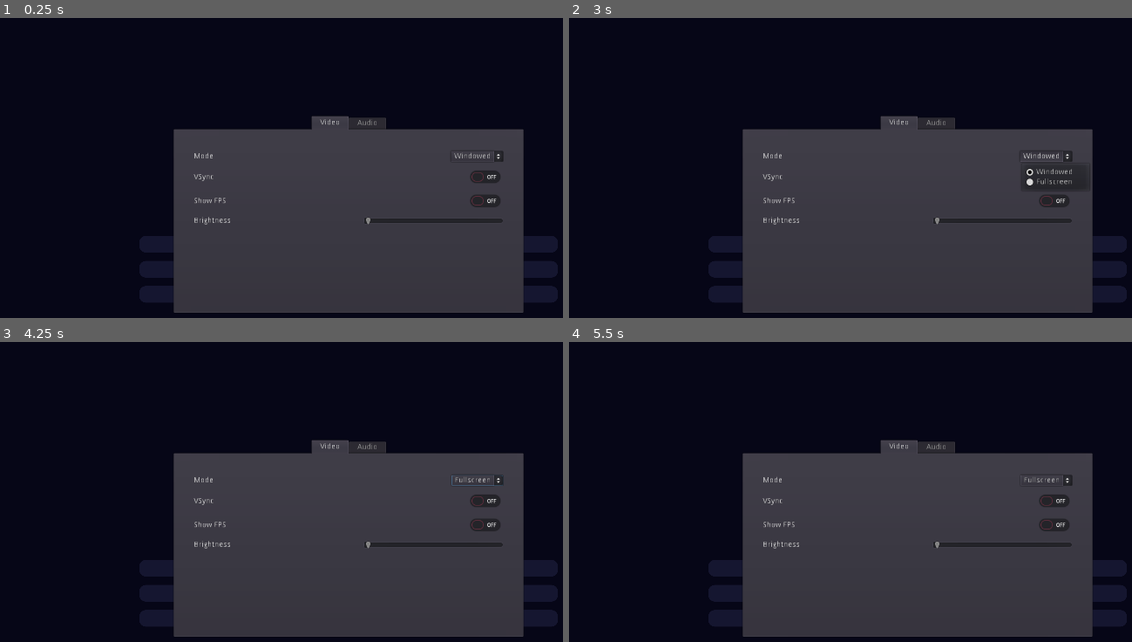
Above: before the commit, frames 1-4 (two rows, left to right).
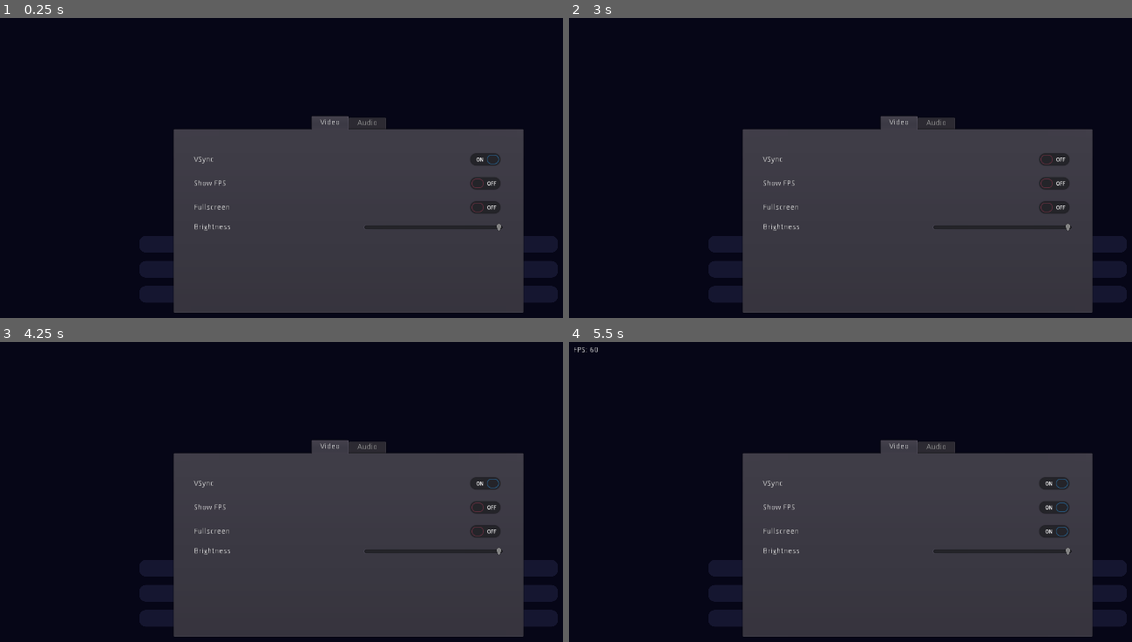
Above: after the commit, the same moments.

Repository: game-jam-it/game-off-jam
Game: Godot game, scene res://prototype/scenes/MainScene.tscn
Two runs of this game, one before a commit and one after it. Both use one fixed random seed, a clock stepped at 60 frames per second and the inputs below.
Inputs (mouse positions are in pixels of both pictures, inside the frame that each line leads up to; where the layout moved, square brackets give the same spot in the first picture):
- Up to frame 1 (0.25 s): no input
- Up to frame 2 (3 s): click "Made By" at 0.5 s; click (918, 270) at 1.25 s, where only the run after the commit has a clickable "Settings"; click (918, 294) at 2 s, where only the run before the commit has a clickable "Preferences"; click (1047, 156) at 2.75 s, where only the run before the commit has a clickable "Windowed"
- Up to frame 3 (4.25 s): click (484, 483) [484, 501] at 3.5 s
- Up to frame 4 (5.5 s): click (1053, 507) [1053, 525] at 4.25 s; click (1053, 531) at 5.02 s

The runs differ from the first frame. In frame 1, 1.6% of the frame differs, in the area x 34-90%, y 44-71%; in frame 2, 1.6%; in frame 3, 1.6%; in frame 4, 1.6%, in the area x 0-90%, y 1-71%.

Commit message:
prototype connect and save setting

Diff:
--- a/project.godot
+++ b/project.godot
@@ -13,6 +13,10 @@
 config/name="Game Off Jam"
 run/main_scene="res://prototype/scenes/MainScene.tscn"
 config/icon="res://icon.png"
+
+[autoload]
+
+GameSettings="*res://prototype/GameSettings.gd"
 
 [display]
 
--- /dev/null
+++ b/prototype/GameSettings.gd
@@ -0,0 +1,93 @@
+extends Node
+
+const SAVE_FILE_PATH = "user://application.settings"
+
+var data = {
+	"fps": false,
+	"vsync": true,
+	"fullscreen": false,
+	"brightness": 100,
+	"volume_sfx": 100,
+	"volume_music": 100,
+	"volume_master": 100,
+}
+
+# TODO Fullscreen Event -> Adjust camera and assets?
+# TODO Brightness Event -> Game Vignette & UI Filters?
+
+signal show_fps(value)
+signal set_brightness(value)
+signal update_fullscreen(value)
+
+func _ready():
+	_load_data()
+
+func _load_data():
+	var file = File.new()
+	if !file.file_exists(SAVE_FILE_PATH):
+		return
+
+	file.open(SAVE_FILE_PATH, File.READ)
+	var file_data = file.get_var()
+	file.close()
+
+	toggle_fps(file_data.fps)
+	toggle_vsync(file_data.vsync)
+	toggle_fullscreen(file_data.fullscreen)
+	update_brightness(file_data.brightness)
+	update_master_volume(file_data.volume_sfx)
+	update_music_volume(file_data.volume_music)
+	update_sfx_volume(file_data.volume_master)
+
+func _save_data():
+	var file = File.new()
+	file.open(SAVE_FILE_PATH, File.WRITE)
+	var path = file.get_path_absolute()
+	print("Settings saved: %s" % path)
+	file.store_var(data)
+	file.close()
+
+
+func toggle_fps(value):
+	if data.fps != value:
+		emit_signal("show_fps", value)
+		data.fps = value
+		_save_data()
+
+func toggle_vsync(value):
+	if data.vsync != value:
+		OS.vsync_enabled = value
+		data.vsync = value
+		_save_data()
+
+func toggle_fullscreen(value):
+	if data.fullscreen != value:
+		emit_signal("update_fullscreen", value)
+		OS.window_fullscreen = value
+		OS.window_borderless = value
+		data.fullscreen = value
+		_save_data()
+
+func update_brightness(value):
+	if data.brightness != value:
+		emit_signal("set_brightness", value)
+		data.brightness = value
+		_save_data()
+
+func update_master_volume(value):
+	# TODO Implement: Depends on FMOD Integration Setup
+	if data.volume_master != value:
+		data.volume_master = value
+		_save_data()
+
+func update_music_volume(value):
+	# TODO Implement: Depends on FMOD Integration Setup
+	if data.volume_music != value:
+		data.volume_music = value
+		_save_data()
+
+func update_sfx_volume(value):
+	# TODO Implement: Depends on FMOD Integration Setup
+	if data.volume_sfx != value:
+		data.volume_sfx = value
+		_save_data()
--- /dev/null
+++ b/prototype/scenes/GuiFps.gd
@@ -0,0 +1,13 @@
+extends Control
+
+onready var label = $Label
+
+func _ready():
+	GameSettings.connect("show_fps", self, "_on_show_fps")
+	label.visible = GameSettings.data.fps
+
+func _process(_delta):
+	label.text = "FPS: %s" % [Engine.get_frames_per_second()]
+
+func _on_show_fps(value):
+	label.visible = value
--- /dev/null
+++ b/prototype/scenes/GuiFps.tscn
@@ -0,0 +1,16 @@
+[gd_scene load_steps=2 format=2]
+
+[ext_resource path="res://prototype/scenes/GuiFps.gd" type="Script" id=1]
+
+[node name="GuiFps" type="Control"]
+anchor_right = 1.0
+anchor_bottom = 1.0
+script = ExtResource( 1 )
+
+[node name="Label" type="Label" parent="."]
+visible = false
+margin_left = 8.0
+margin_top = 8.0
+margin_right = 54.0
+margin_bottom = 22.0
+text = "FPS: 60"
--- a/prototype/scenes/GuiScene.tscn
+++ b/prototype/scenes/GuiMain.tscn
@@ -2,7 +2,7 @@
 
 [ext_resource path="res://prototype/assets/themes/base-theme/BaseTheme.tres" type="Theme" id=1]
 
-[node name="GuiScene" type="Control"]
+[node name="GuiMain" type="Control"]
 anchor_right = 1.0
 anchor_bottom = 1.0
 theme = ExtResource( 1 )
@@ -57,14 +57,14 @@
 margin_bottom = 100.0
 text = "Play"
 
-[node name="Button - MadeBy" type="Button" parent="MarginContainer/VBoxContainer/MarginContainer/VBoxContainer"]
+[node name="Button - Settings" type="Button" parent="MarginContainer/VBoxContainer/MarginContainer/VBoxContainer"]
 margin_top = 116.0
 margin_right = 768.0
 margin_bottom = 146.0
-text = "Made By"
+text = "Settings"
 
-[node name="Button - Preferences" type="Button" parent="MarginContainer/VBoxContainer/MarginContainer/VBoxContainer"]
+[node name="Button - MadeBy" type="Button" parent="MarginContainer/VBoxContainer/MarginContainer/VBoxContainer"]
 margin_top = 162.0
 margin_right = 768.0
 margin_bottom = 192.0
-text = "Preferences"
+text = "Made By"
--- a/prototype/scenes/GuiSettings.gd
+++ b/prototype/scenes/GuiSettings.gd
@@ -1,4 +1,47 @@
 extends Popup
 
+# TODO On Settings loaded, set values on nodes.
+
+onready var fps_check_button = $TabContainer/Video/MarginContainer/GridContainer/FpsCheckButton
+onready var vsync_check_button = $TabContainer/Video/MarginContainer/GridContainer/VSyncCheckButton
+onready var screen_check_button = $TabContainer/Video/MarginContainer/GridContainer/ScreenCheckButton
+onready var brightness_slider = $TabContainer/Video/MarginContainer/GridContainer/BrightnessHSlider
+
+onready var master_slider = $TabContainer/Audio/MarginContainer/GridContainer/MasterHSlider
+onready var music_slider = $TabContainer/Audio/MarginContainer/GridContainer/MusicHSlider
+onready var sfx_slider = $TabContainer/Audio/MarginContainer/GridContainer/SfxHSlider
+
 func _ready():
+	fps_check_button.pressed = GameSettings.data.fps
+	vsync_check_button.pressed = GameSettings.data.vsync
+	screen_check_button.pressed = GameSettings.data.fullscreen
+	brightness_slider.value = GameSettings.data.brightness
+	master_slider.value = GameSettings.data.volume_master
+	music_slider.value = GameSettings.data.volume_music
+	sfx_slider.value = GameSettings.data.volume_sfx
 	popup_centered()
+
+# Video Settings
+
+func _on_FpsCheckButton_toggled(state:bool):
+	GameSettings.toggle_fps(state)
+
+func _on_VSyncCheckButton_toggled(state:bool):
+	GameSettings.toggle_vsync(state)
+
+func _on_ScreenCheckButton_toggled(state:bool):
+	GameSettings.toggle_fullscreen(state)
+
+func _on_BrightnessHSlider_value_changed(value:float):
+	GameSettings.update_brightness(value)
+
+# Audio Settings
+
+func _on_MasterHSlider_value_changed(value:float):
+	GameSettings.update_master_volume(value)
+
+func _on_MusicHSlider_value_changed(value:float):
+	GameSettings.update_music_volume(value)
+
+func _on_SfxHSlider_value_changed(value:float):
+	GameSettings.update_sfx_volume(value)
--- a/prototype/scenes/GuiSettings.tscn
+++ b/prototype/scenes/GuiSettings.tscn
@@ -37,7 +37,6 @@
 anchor_bottom = 1.0
 
 [node name="Video" type="Tabs" parent="TabContainer"]
-visible = false
 anchor_right = 1.0
 anchor_bottom = 1.0
 margin_left = 4.0
@@ -61,33 +60,16 @@
 custom_constants/vseparation = 12
 columns = 2
 
-[node name="ModeLabel" type="Label" parent="TabContainer/Video/MarginContainer/GridContainer"]
-margin_top = 3.0
-margin_right = 68.0
-margin_bottom = 17.0
-text = "Mode"
-
-[node name="ModeOptionButton" type="OptionButton" parent="TabContainer/Video/MarginContainer/GridContainer"]
-margin_left = 472.0
-margin_right = 568.0
-margin_bottom = 20.0
-size_flags_horizontal = 10
-custom_constants/arrow_margin = 3
-text = "Windowed"
-items = [ "Windowed", null, false, 0, null, "Fullscreen", null, false, 1, null ]
-selected = 0
-
 [node name="VSyncLabel" type="Label" parent="TabContainer/Video/MarginContainer/GridContainer"]
-margin_top = 41.0
-margin_right = 68.0
-margin_bottom = 55.0
+margin_top = 9.0
+margin_right = 68.0
+margin_bottom = 23.0
 text = "VSync"
 
 [node name="VSyncCheckButton" type="CheckButton" parent="TabContainer/Video/MarginContainer/GridContainer"]
 margin_left = 504.0
-margin_top = 32.0
-margin_right = 568.0
-margin_bottom = 64.0
+margin_right = 568.0
+margin_bottom = 32.0
 size_flags_horizontal = 10
 custom_constants/check_vadjust = 0
 custom_constants/hseparation = 0
@@ -97,18 +79,19 @@
 custom_styles/disabled = SubResource( 4 )
 custom_styles/hover_pressed = SubResource( 5 )
 custom_styles/normal = SubResource( 6 )
+pressed = true
 
 [node name="FpsLabel" type="Label" parent="TabContainer/Video/MarginContainer/GridContainer"]
-margin_top = 85.0
-margin_right = 68.0
-margin_bottom = 99.0
+margin_top = 53.0
+margin_right = 68.0
+margin_bottom = 67.0
 text = "Show FPS"
 
 [node name="FpsCheckButton" type="CheckButton" parent="TabContainer/Video/MarginContainer/GridContainer"]
 margin_left = 504.0
-margin_top = 76.0
-margin_right = 568.0
-margin_bottom = 108.0
+margin_top = 44.0
+margin_right = 568.0
+margin_bottom = 76.0
 size_flags_horizontal = 10
 custom_constants/check_vadjust = 0
 custom_constants/hseparation = 0
@@ -118,22 +101,45 @@
 custom_styles/disabled = SubResource( 4 )
 custom_styles/hover_pressed = SubResource( 5 )
 custom_styles/normal = SubResource( 6 )
+pressed = true
+
+[node name="ScreenLabel" type="Label" parent="TabContainer/Video/MarginContainer/GridContainer"]
+margin_top = 97.0
+margin_right = 68.0
+margin_bottom = 111.0
+text = "Fullscreen"
+
+[node name="ScreenCheckButton" type="CheckButton" parent="TabContainer/Video/MarginContainer/GridContainer"]
+margin_left = 504.0
+margin_top = 88.0
+margin_right = 568.0
+margin_bottom = 120.0
+size_flags_horizontal = 10
+custom_constants/check_vadjust = 0
+custom_constants/hseparation = 0
+custom_styles/hover = SubResource( 1 )
+custom_styles/pressed = SubResource( 2 )
+custom_styles/focus = SubResource( 3 )
+custom_styles/disabled = SubResource( 4 )
+custom_styles/hover_pressed = SubResource( 5 )
+custom_styles/normal = SubResource( 6 )
 
 [node name="BrightnessLabel" type="Label" parent="TabContainer/Video/MarginContainer/GridContainer"]
-margin_top = 121.0
-margin_right = 68.0
-margin_bottom = 135.0
+margin_top = 133.0
+margin_right = 68.0
+margin_bottom = 147.0
 text = "Brightness"
 
 [node name="BrightnessHSlider" type="HSlider" parent="TabContainer/Video/MarginContainer/GridContainer"]
 margin_left = 312.0
-margin_top = 120.0
-margin_right = 568.0
-margin_bottom = 136.0
+margin_top = 132.0
+margin_right = 568.0
+margin_bottom = 148.0
 rect_min_size = Vector2( 256, 0 )
 size_flags_horizontal = 10
 
 [node name="Audio" type="Tabs" parent="TabContainer"]
+visible = false
 anchor_right = 1.0
 anchor_bottom = 1.0
 margin_left = 4.0
@@ -197,3 +203,11 @@
 margin_bottom = 72.0
 rect_min_size = Vector2( 256, 0 )
 size_flags_horizontal = 10
+
+[connection signal="toggled" from="TabContainer/Video/MarginContainer/GridContainer/VSyncCheckButton" to="." method="_on_VSyncCheckButton_toggled"]
+[connection signal="toggled" from="TabContainer/Video/MarginContainer/GridContainer/FpsCheckButton" to="." method="_on_FpsCheckButton_toggled"]
+[connection signal="toggled" from="TabContainer/Video/MarginContainer/GridContainer/ScreenCheckButton" to="." method="_on_ScreenCheckButton_toggled"]
+[connection signal="value_changed" from="TabContainer/Video/MarginContainer/GridContainer/BrightnessHSlider" to="." method="_on_BrightnessHSlider_value_changed"]
+[connection signal="value_changed" from="TabContainer/Audio/MarginContainer/GridContainer/MasterHSlider" to="." method="_on_MasterHSlider_value_changed"]
+[connection signal="value_changed" from="TabContainer/Audio/MarginContainer/GridContainer/MusicHSlider" to="." method="_on_MusicHSlider_value_changed"]
+[connection signal="value_changed" from="TabContainer/Audio/MarginContainer/GridContainer/SfxHSlider" to="." method="_on_SfxHSlider_value_changed"]
--- a/prototype/scenes/MainScene.tscn
+++ b/prototype/scenes/MainScene.tscn
@@ -1,7 +1,8 @@
-[gd_scene load_steps=3 format=2]
+[gd_scene load_steps=4 format=2]
 
-[ext_resource path="res://prototype/scenes/GuiScene.tscn" type="PackedScene" id=1]
+[ext_resource path="res://prototype/scenes/GuiMain.tscn" type="PackedScene" id=1]
 [ext_resource path="res://prototype/scenes/GuiSettings.tscn" type="PackedScene" id=2]
+[ext_resource path="res://prototype/scenes/GuiFps.tscn" type="PackedScene" id=3]
 
 [node name="MainScene" type="Node2D"]
 
@@ -10,7 +11,8 @@
 
 [node name="CanvasLayer" type="CanvasLayer" parent="."]
 
-[node name="GuiScene" parent="CanvasLayer" instance=ExtResource( 1 )]
+[node name="GuiMain" parent="CanvasLayer" instance=ExtResource( 1 )]
+
+[node name="GuiFps" parent="CanvasLayer" instance=ExtResource( 3 )]
 
 [node name="GuiSettings" parent="CanvasLayer" instance=ExtResource( 2 )]
-visible = false
